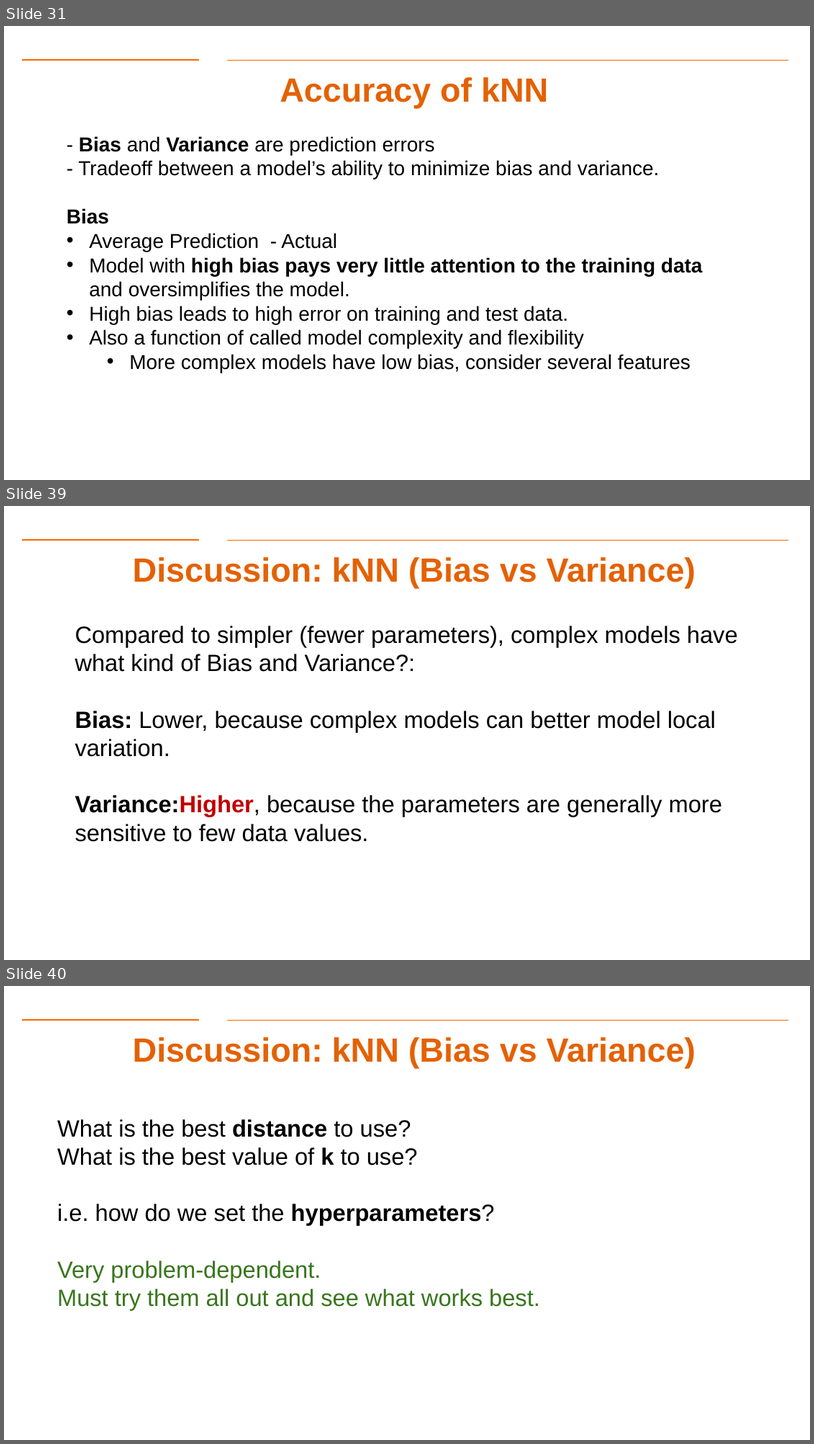
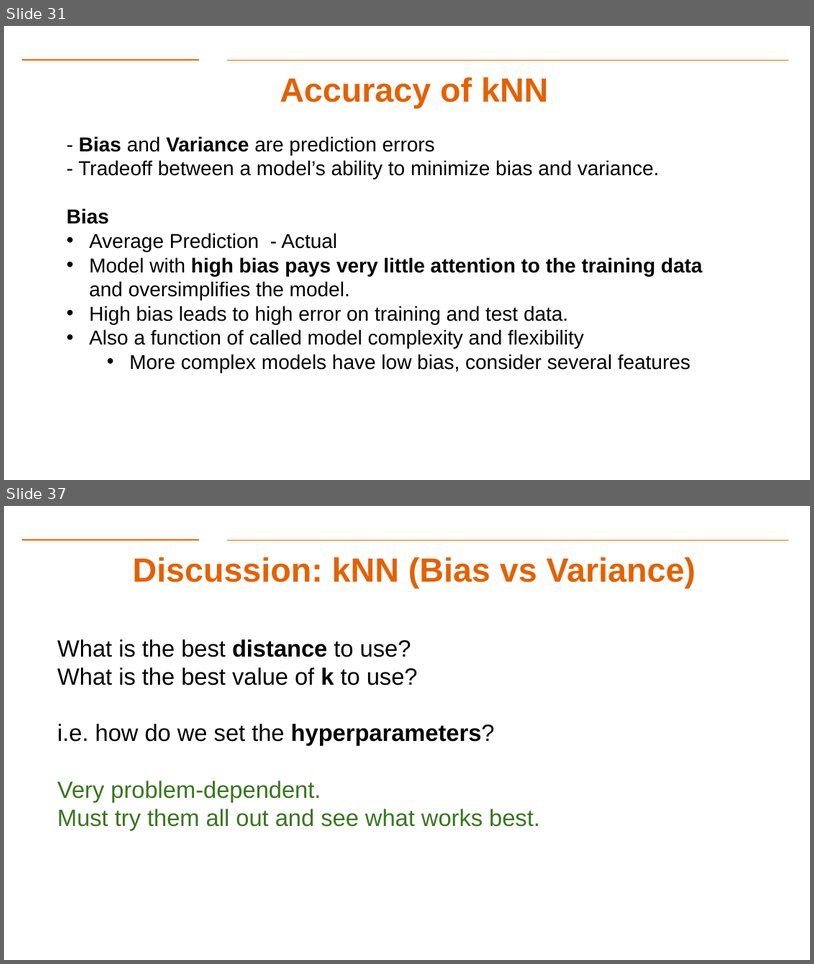
Before and after one commit to aiforsec/RIT-DSCI-633-FDS, a slide deck: Syllabus/Lecture08/Lec08.pptx. Shown one above the other, each under a label of ours: slides 31, 39 and 40 before the commit, slides 31 and 37 after it; the slides between them are not shown. The pictures are 814x1444 and 814x964 pixels, drawn with LibreOffice and Linux fonts; fonts in the diff are those of the drawing; background and template pictures are left out. Boxes give left, top, right and bottom in pixels: in the first picture for what was removed or moved away, otherwise in the second. Text is boxed around its words. In the diff, an @@ line names an element or a change of style, - is before the commit and + after.

```diff
--- a/Syllabus/Lecture08/Lec08.pptx
+++ b/Syllabus/Lecture08/Lec08.pptx
@@ slide 39 removed at box(4, 506, 810, 960), background #FFFFFF; not listed: 2 template elements that a slide beside it also shows @@
@@ title removed at box(133, 557, 696, 589) @@
-Discussion: kNN (Bias vs Variance)
@@ text removed at box(75, 626, 738, 842) @@
-Compared to simpler (fewer parameters), complex models have what kind of Bias and Variance?:
-Bias: Lower, because complex models can better model local variation.
-Variance:Higher, because the parameters are generally more sensitive to few data values.
@@ what was slide 40 is now slide 37 @@
```
Also in this commit, not shown: 5 slides changed, 5 slides added, 5 other slides removed, 4 other files.
